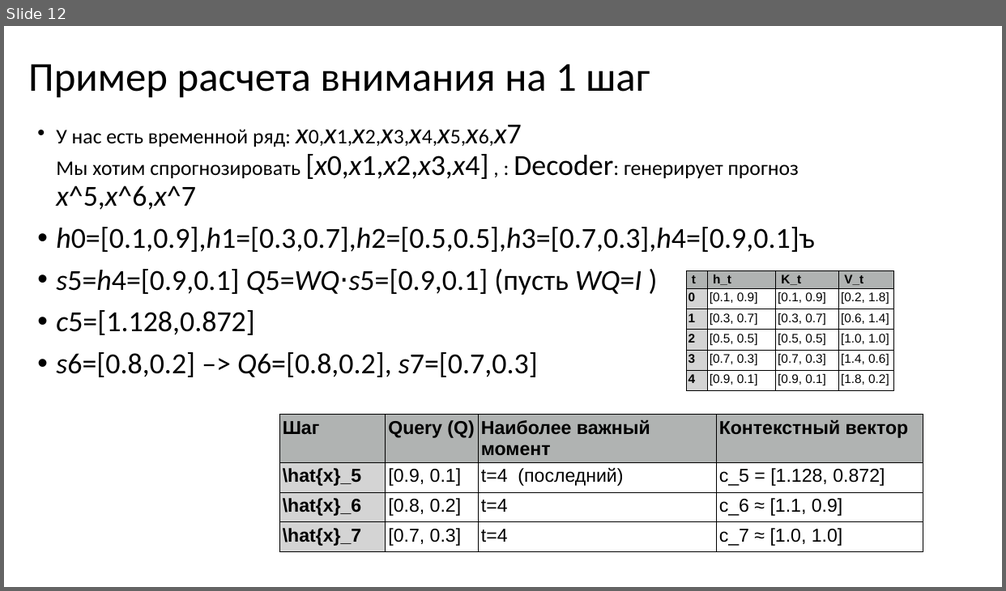
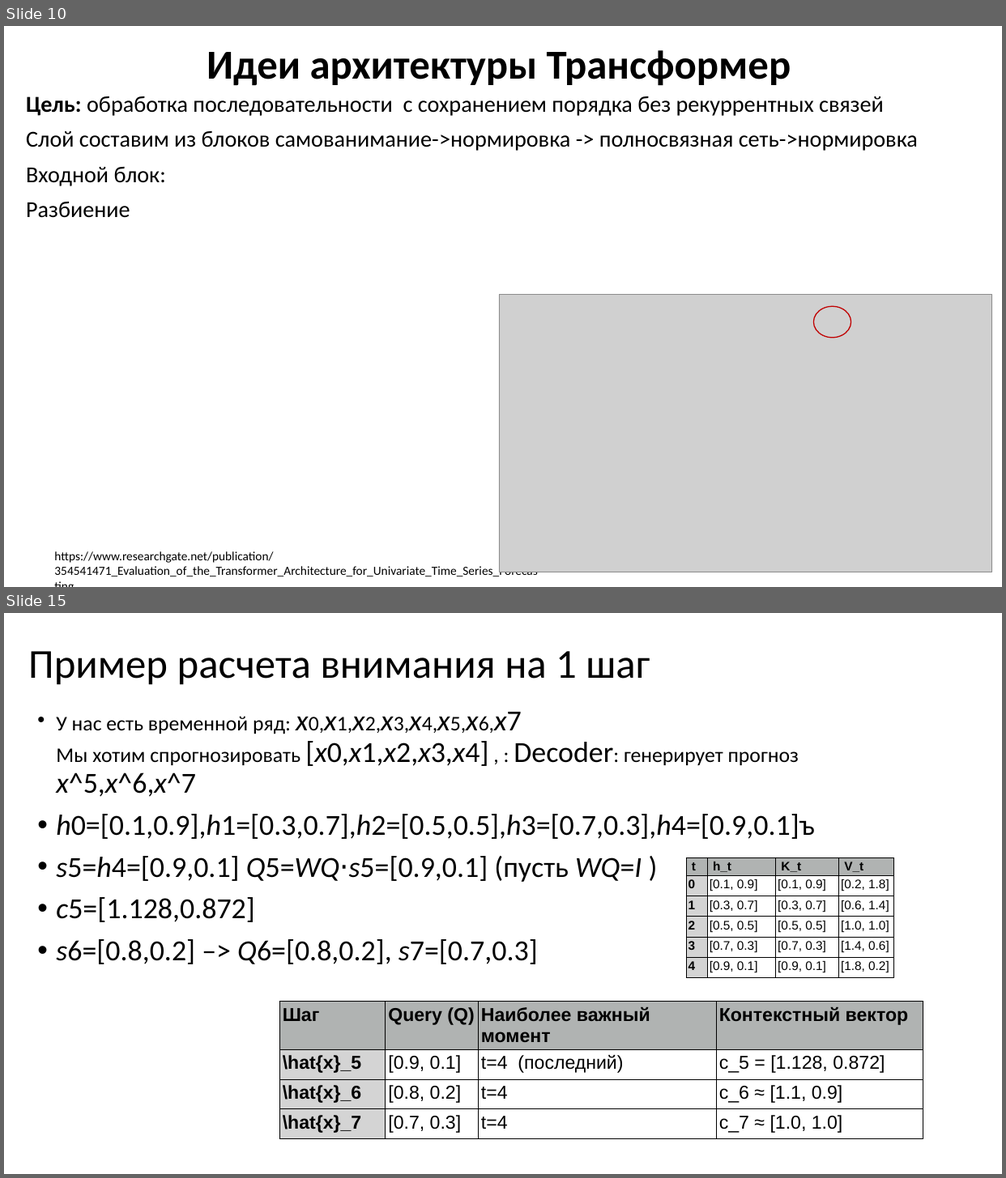
Before and after one commit to MVRonkin/TimeSeriesCourse, a slide deck: 2025/LEC/07-3 Transformers.pptx. Shown one above the other, each under a label of ours: slide 12 before the commit, slides 10 and 15 after it; the slides between them are not shown. The pictures are 1006x591 and 1006x1178 pixels, drawn with LibreOffice and Linux fonts; fonts in the diff are those of the drawing; grey boxes stand for pictures. Boxes give left, top, right and bottom in pixels: in the first picture for what was removed or moved away, otherwise in the second. Text is boxed around its words. In the diff, an @@ line names an element or a change of style, - is before the commit and + after.

```diff
--- a/2025/LEC/07-3 Transformers.pptx
+++ b/2025/LEC/07-3 Transformers.pptx
@@ slide 10 added at box(4, 26, 1002, 587), background #FFFFFF @@
@@ title added at box(206, 50, 791, 86), 39.6 pt, text #000000, bold @@
+Идеи архитектуры Трансформер
@@ text added at box(26, 96, 918, 218), 22 pt, text #000000 @@
+Цель: обработка последовательности с сохранением порядка без рекуррентных связей
+Слой составим из блоков самованимание->нормировка -> полносвязная сеть->нормировка
+Входной блок:
+Разбиение
@@ picture added at box(499, 295, 992, 573) @@
@@ ellipse added at box(814, 307, 851, 338), outline #C00000 1 pt @@
@@ text added at box(54, 552, 537, 577), 12 pt, text #000000 @@
+https://www.researchgate.net/publication/354541471_Evaluation_of_the_Transformer_Architecture_for_Univariate_Time_Series_Forecasting
@@ what was slide 12 is now slide 15 @@
```
Also in this commit, not shown: 4 slides changed, 5 other slides added, 2 slides removed.
